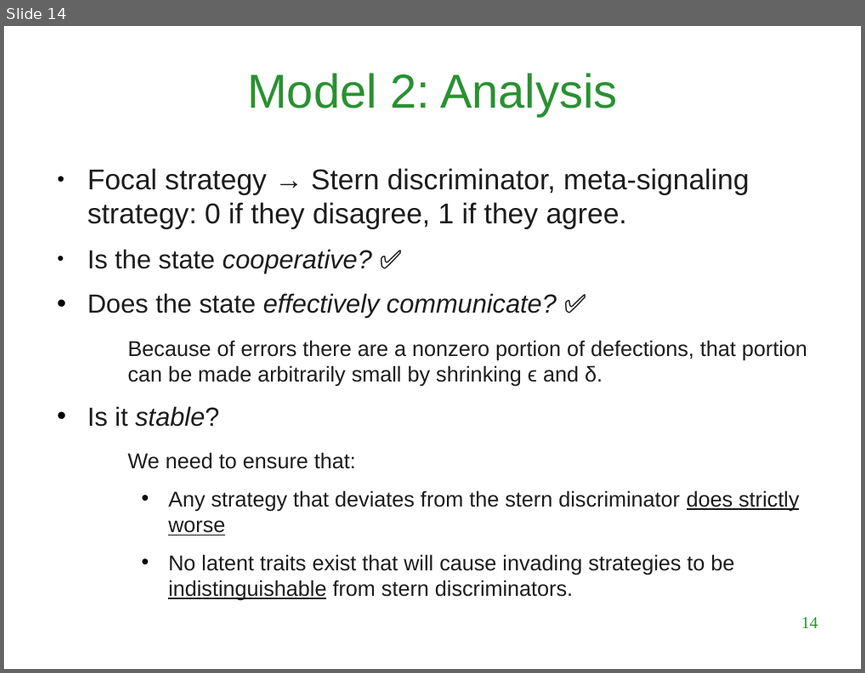
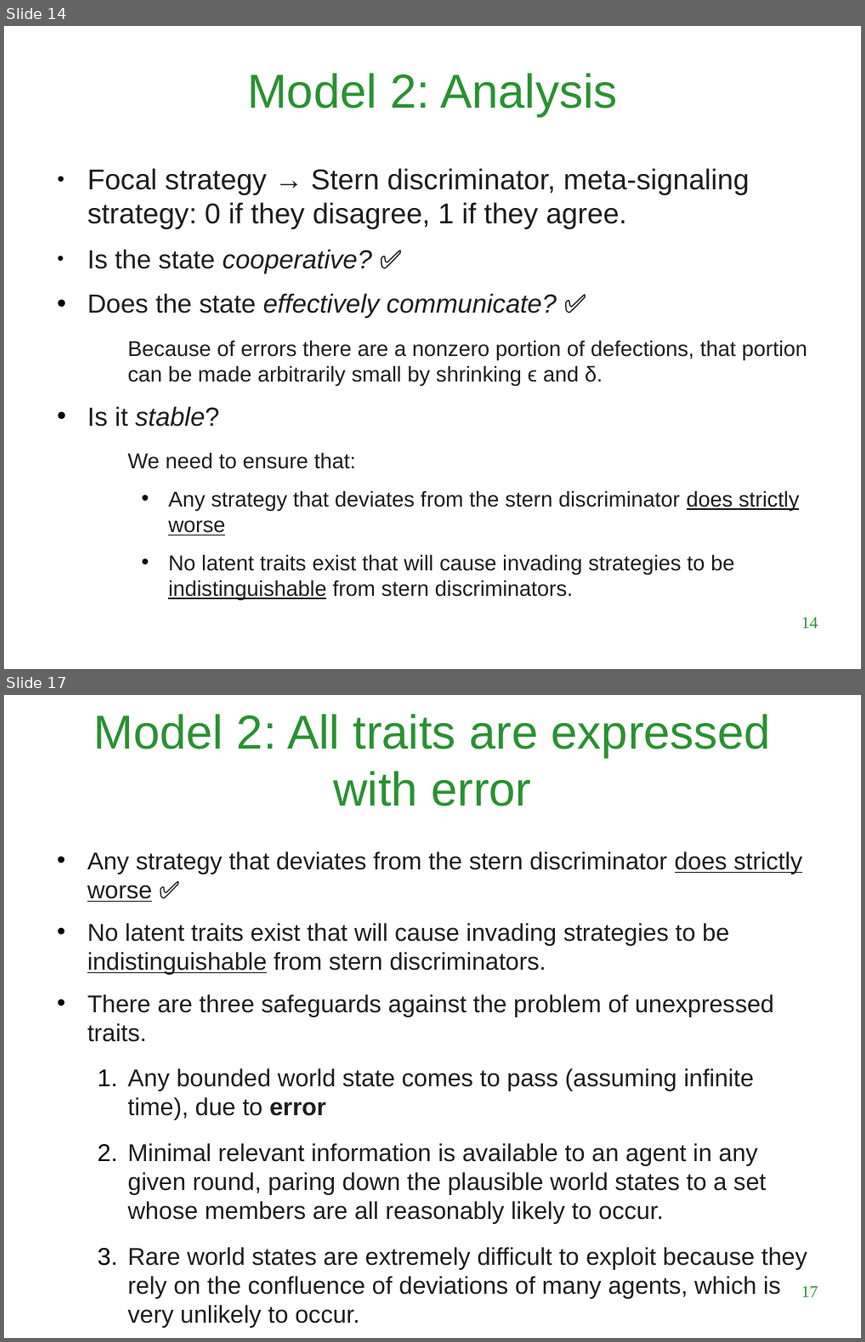
Before and after one commit to LuigiBrosNin/UNI, a slide deck: Master first year/Complex systems and network science/Tit_for_tatting_presentation.odp. Shown one above the other, each under a label of ours: slide 14 before the commit, slides 14 and 17 after it; the slides between them are not shown. The pictures are 865x673 and 865x1342 pixels, drawn with LibreOffice and Linux fonts; fonts in the diff are those of the drawing; background and template pictures are left out. Boxes give left, top, right and bottom in pixels: in the first picture for what was removed or moved away, otherwise in the second. Text is boxed around its words. In the diff, an @@ line names an element or a change of style, - is before the commit and + after.

```diff
--- a/Master first year/Complex systems and network science/Tit_for_tatting_presentation.odp
+++ b/Master first year/Complex systems and network science/Tit_for_tatting_presentation.odp
@@ slide 17 added at box(4, 695, 861, 1338), background #FFFFFF @@
@@ title added at box(94, 714, 771, 806), 40 pt, text #299131 @@
+Model 2: All traits are expressed with error
@@ text added at box(87, 851, 807, 1327), 20.4 pt, text #1C1C1C @@
+• Any strategy that deviates from the stern discriminator does strictly worse ✅
+• No latent traits exist that will cause invading strategies to be indistinguishable from stern discriminators.
+• There are three safeguards against the problem of unexpressed traits.
+  1. Any bounded world state comes to pass (assuming infinite time), due to error
+  2. Minimal relevant information is available to an agent in any given round, paring down the plausible world states to a set whose members are all reasonably likely to occur.
+  3. Rare world states are extremely difficult to exploit because they rely on the confluence of deviations of many agents, which is very unlikely to occur.
@@ page number added at box(801, 1286, 818, 1297), 14 pt, text #299131 @@
+17
```
Also in this commit, not shown: 5 slides changed, 2 other slides added, 1 other file.
